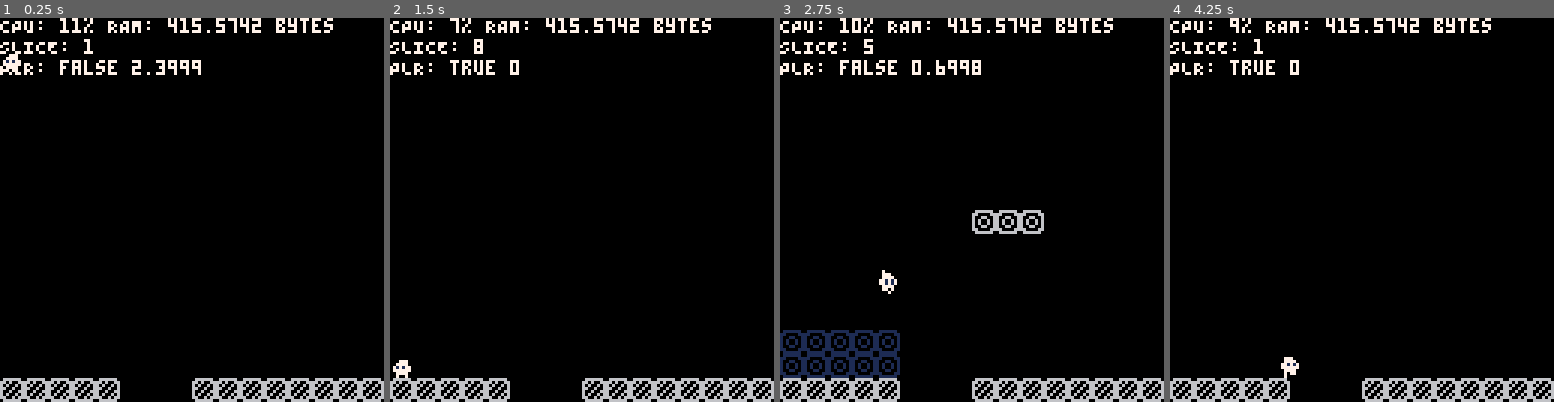
Above: before the commit, frames 1-4 (left to right).
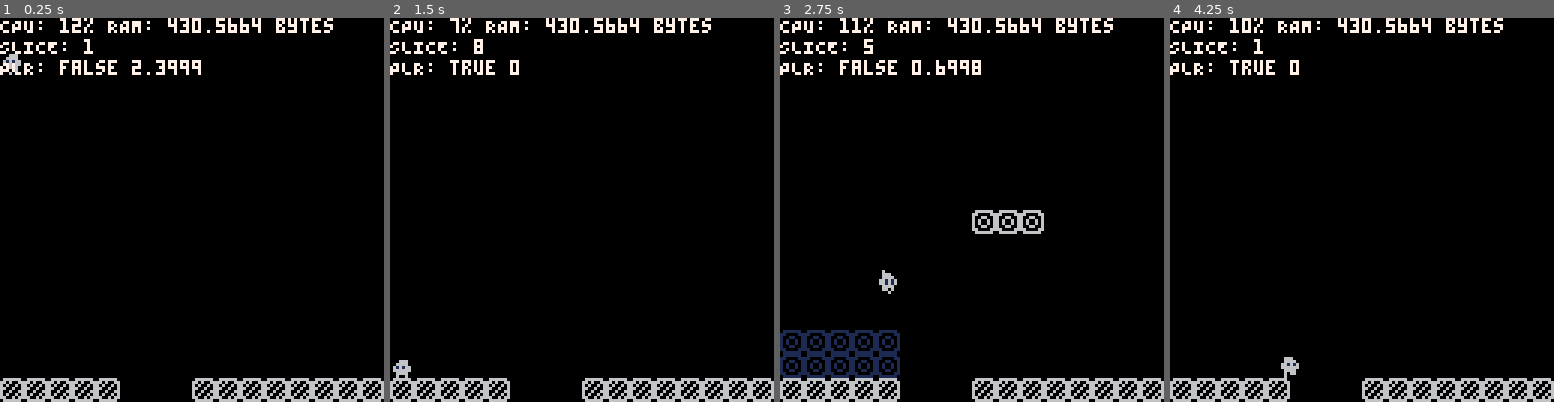
Above: after the commit, the same moments.

Repository: misclicl/revis-pico8
Game: PICO-8 cartridge prot.p8
Two runs of this game, one before a commit and one after it. Both use one fixed random seed, a clock stepped at 60 frames per second and the inputs below.
Inputs:
- Up to frame 1 (0.25 s): no input
- Up to frame 2 (1.5 s): tap X (X key) at 0.33, 1.07 s; tap O (Z key) at 0.7 s
- Up to frame 3 (2.75 s): hold Right 1.6-2.1 s; tap O (Z key) at 1.7, 2.1, 2.5 s; tap X (X key) at 1.85 s; hold Up 2.15-2.42 s; hold Right from 2.47 s (still down)
- Up to frame 4 (4.25 s): tap O (Z key) every 0.4 s from 2.9 to 4.1 s; tap X (X key) at 2.97, 4.08 s; release Right at 3.03 s; hold Left 3.08-3.58 s; hold Down 3.63-3.97 s; hold Right from 4.02 s (still down)

The runs differ from the first frame. In frame 1, 0.3% of the frame differs, in the area x 0-68%, y 0-15%; in frame 2, 0.3%; in frame 3, 0.4%; in frame 4, 1.2%, in the area x 15-87%, y 0-94%.

Commit message:
Better volume rendering??

Diff:
--- a/prot.p8
+++ b/prot.p8
@@ -100,9 +100,18 @@
 end
 
 
+function draw_dithered_gradient()
+end
+
+
 function _draw()
     cls()
 
+    draw_dithered_gradient()
+
+    -- for r=1, max_radius do
+    --     draw_dithered_circle(64, 64, r)
+    -- end
     d_lvl(camera.x, camera.y) -- todo: pass camera
     d_plr(camera)
 
@@ -420,6 +429,7 @@
     -- process current slice
     local front_slice_idx = (plr.z + 1) % lr_h
     local back_slice_idx = (plr.z - 1) % lr_h
+    local back_slice_idx_2 = (plr.z - 2) % lr_h
 
     -- each cell of the current slice
     for y, row in pairs(world_positions[plr.z]) do
@@ -432,14 +442,18 @@
                 printh("hello")
                 spr(37, pos_x, pos_y)
 
-            -- prev (not needed in one-way movement)
-            -- elseif obj_idx == NIL and get_block(x, y, front_slice_idx) ~= nil then
-            --     spr(38, pos_x, pos_y)
+            -- last block
+            elseif (
+                obj_idx ~= NIL and
+                get_block(x, y, back_slice_idx) == nil and
+                get_block(x, y, front_slice_idx) ~= nil
+            ) then
+                spr(35, pos_x, pos_y)
             -- in slice
             elseif (
                 obj_idx ~= NIL and
-                -- get_block(x, y, front_slice_idx) ~= nil and
-                get_block(x, y, back_slice_idx) ~= nil
+                get_block(x, y, back_slice_idx) ~= nil and
+                get_block(x, y, front_slice_idx) ~= nil
             ) then
                 spr(34, pos_x, pos_y)
             -- only curr
@@ -636,9 +650,39 @@
 
 
 
+…(30 lines of a section not shown)…
 __map__
-0004040404040404080808080505050500000000000000000000000000000000000000000000000000000000000000000000000000000000000000000000000000000000000000000000000000000000000000000000000000000000000000000000000000000000000000000000000000000000000000000000000000000000
-0004040409090909040409090505050500000000000000000000000000000000000000000000000000000000000000000000000000000000000000000000000000000000000000000000000000000000000000000000000000000000000000000000000000000000000000000000000000000000000000000000000000000000
-0001010106090909050509090505050500000000000000000000000000000000000000000000000000000000000000000000000000000000000000000000000000000000000000000000000000000000000000000000000000000000000000000000000000000000000000000000000000000000000000000000000000000000
-0001010106060936050509090505050500000000000000000000000000000000000000000000000000000000000000000000000000000000000000000000000000000000000000000000000000000000000000000000000000000000000000000000000000000000000000000000000000000000000000000000000000000000
-0003030303030303030303030505050500000000000000000000000000000000000000000000000000000000000000000000000000000000000000000000000000000000000000000000000000000000000000000000000000000000000000000000000000000000000000000000000000000000000000000000000000000000
+0025252525252525252525250000050500000000000000000000000000000000000000000000000000000000000000000000000000000000000000000000000000000000000000000000000000000000000000000000000000000000000000000000000000000000000000000000000000000000000000000000000000000000
+0025161725160517252525250000000000000000000000000000000000000000000000000000000000000000000000000000000000000000000000000000000000000000000000000000000000000000000000000000000000000000000000000000000000000000000000000000000000000000000000000000000000000000
+0025262725260527252525250000000000000000000000000000000000000000000000000000000000000000000000000000000000000000000000000000000000000000000000000000000000000000000000000000000000000000000000000000000000000000000000000000000000000000000000000000000000000000
+0025252525260536252528250000000000000000000000000000000000000000000000000000000000000000000000000000000000000000000000000000000000000000000000000000000000000000000000000000000000000000000000000000000000000000000000000000000000000000000000000000000000000000
+0022222222222222222222220500000500000000000000000000000000000000000000000000000000000000000000000000000000000000000000000000000000000000000000000000000000000000000000000000000000000000000000000000000000000000000000000000000000000000000000000000000000000000
Not shown, changed: 63 lines of the sprite sheet (__gfx__) section of prot.p8
